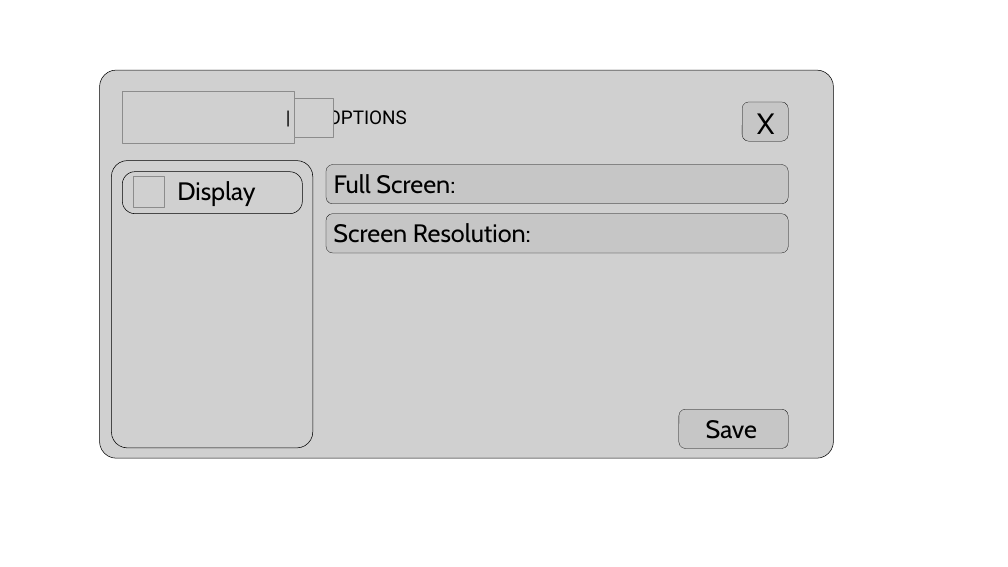
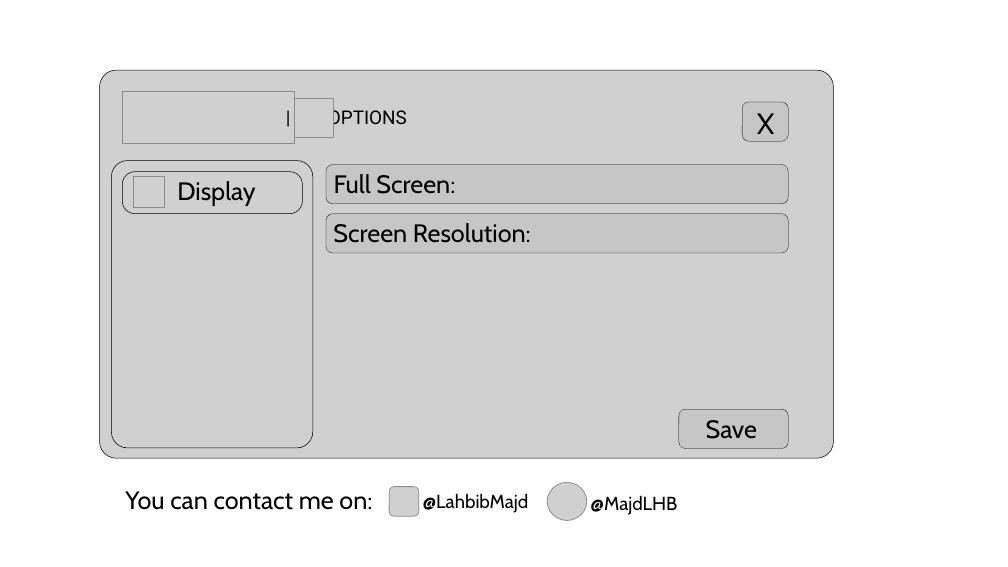
Before and after one commit to MajdLHB/Keep-Going-Trick-Box--Godot-Game-Project, a slide deck: slide 8 of Godot Project/Concept.pptx. Drawn at 1008x567 pixels with LibreOffice and Linux fonts; fonts in the diff are those of the drawing; grey boxes stand for pictures. Boxes give left, top, right and bottom in pixels: in the first picture for what was removed or moved away, otherwise in the second. Text is boxed around its words. In the diff, an @@ line names an element or a change of style, - is before the commit and + after.

```diff
--- a/Godot Project/Concept.pptx
+++ b/Godot Project/Concept.pptx
@@ text added at [125,491,372,510], 24 pt, text #000000 @@
+You can contact me on:
@@ picture added at [389,487,419,516] @@
@@ text added at [423,493,529,513], 18 pt, text #000000 @@
+@LahbibMajd
@@ picture added at [547,482,587,520] @@
@@ text added at [590,495,677,515], 18 pt, text #000000 @@
+@MajdLHB
```
